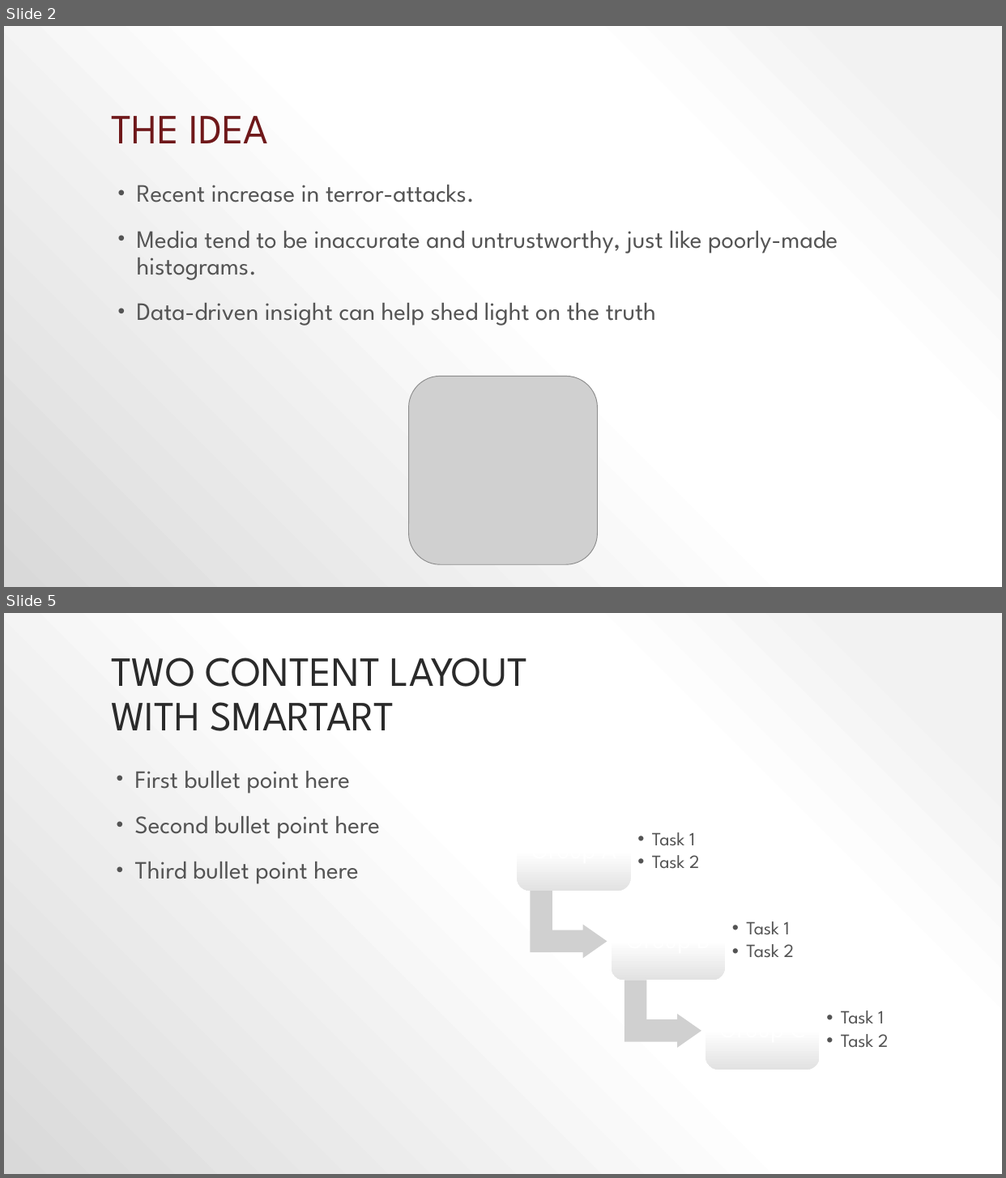
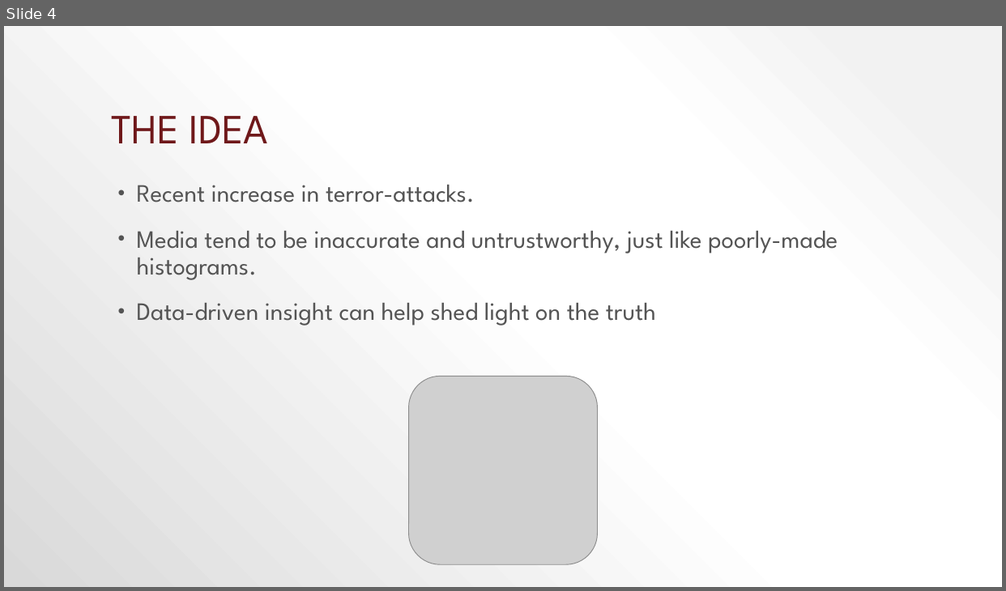
Before and after one commit to Senbyo/socialDataCourse, a slide deck: Final_Project/Terrorism in europe.pptx. Shown one above the other, each under a label of ours: slides 2 and 5 before the commit, slide 4 after it; the slides between them are not shown. The pictures are 1006x1178 and 1006x591 pixels, drawn with LibreOffice and Linux fonts; fonts in the diff are those of the drawing; grey boxes stand for pictures. Boxes give left, top, right and bottom in pixels: in the first picture for what was removed or moved away, otherwise in the second. Text is boxed around its words. In the diff, an @@ line names an element or a change of style, - is before the commit and + after.

```diff
--- a/Final_Project/Terrorism in europe.pptx
+++ b/Final_Project/Terrorism in europe.pptx
@@ slide 5 removed at (4,613,1002,1174), background gradient #F2F2F2 to #FFFFFF to #D9D9D9 @@
@@ title removed at (111,658,528,731) @@
-TWO CONTENT LAYOUT
-WITH SMARTART
@@ text removed at (135,771,380,884) @@
-• First bullet point here
-• Second bullet point here
-• Third bullet point here
@@ group removed at (517,811,889,1070): 3 rounded rectangles, 3 texts, 2 bent up arrows @@
-  • Task 1
-  • Task 2
-  • Task 1
-  • Task 2
-  • Task 1
-  • Task 2
@@ what was slide 2 is now slide 4 @@
```
Also in this commit, not shown: 1 slide changed, 23 slides added, 8 other slides removed, 1 other file.
